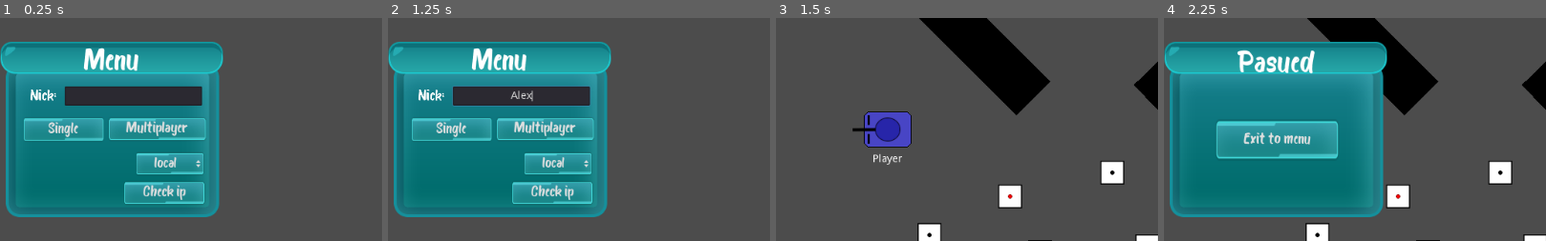
Above: before the commit, frames 1-4 (left to right).
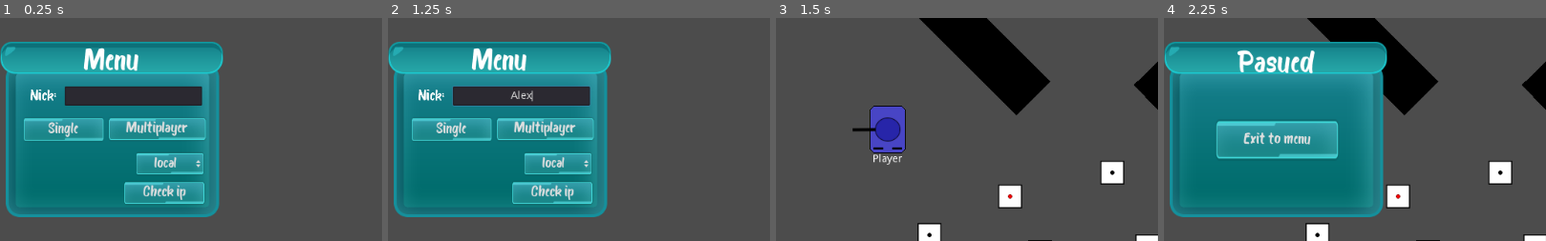
Above: after the commit, the same moments.

Repository: mm-102/godot_tanks
Game: Godot game, scene res://Main.tscn
The game is run twice, just before and just after one commit, with the same random seed, the same clock (stepped at 60 frames per second) and the same inputs.
Inputs (mouse positions are % of the whole screen's width and height, from its top left):
- Up to frame 1 (0.25 s): no input
- Up to frame 2 (1.25 s): click (53, 42) at 0.52 s; type "Alex" at 0.6 s
- Up to frame 3 (1.5 s): click "Single" at 1.25 s
- Up to frame 4 (2.25 s): click (98, 3) at 2 s
The pictures show only the part of the screen within x 35-85%, y 25-75%; the shares and areas given below are measured in that part.

Frames 1-2 are identical in both runs. In frame 3, 1.0% of the frame differs, in the area x 23-36%, y 39-61%; in frame 4, nothing differs.

Commit message:
Games stops for 5 seconds when new battle initialazing - Timer at the middle shows when battle begins

Diff:
--- a/Player/Player_GUI/BattleTime.gd
+++ b/Player/Player_GUI/BattleTime.gd
@@ -1,14 +1,39 @@
 extends PanelContainer
 
 var time_left
-onready var label = $Label
+onready var end_round_label = $TopLabel
+onready var start_round_label = $"%MiddleLabel"
+onready var start_round_background = $"%ColorRect"
 onready var clock = $SecClock
+onready var battle_start_timer = $BattleStartTimer
 
 
 
+func _ready():
+	start_round_background.hide()
+	set_process(false)
+
+
+func _process(delta):
+	start_round_label.set_text(str(battle_start_timer.get_time_left()).left(4))
+
+
+
+func start_battle_time(ms_to_new_game):
+	var left_sec = (ms_to_new_game - get_node(Paths.T_CLOCK).get_time())*0.001
+	battle_start_timer.start(left_sec)
+	set_process(true)
+	start_round_background.show()
+
 
 func battle_time(left_sec):
-	show()
+	if left_sec == INF:
+		clock.set_paused(true)
+		return
+	if left_sec == -1:
+		clock.set_paused(false)
+		return
+	end_round_label.show()
 	time_left = left_sec
 	clock.start()
 	_on_TimeLeftClock_timeout()
@@ -24,4 +49,10 @@
 	time_left = time_left - 1
 	var mins = proper_time_format(int(time_left) / 60)
 	var secs = proper_time_format(int(time_left) % 60)
-	label.set_text(str(mins+":"+secs))
+	end_round_label.set_text(str(mins+":"+secs))
+
+
+func _on_BattleStartTimer_timeout():
+	start_round_background.hide()
+	set_process(false)
+	get_tree().set_pause(false)
--- a/Player/Player_GUI/BattleTime.tscn
+++ b/Player/Player_GUI/BattleTime.tscn
@@ -1,9 +1,14 @@
-[gd_scene load_steps=4 format=2]
+[gd_scene load_steps=6 format=2]
 
 [ext_resource path="res://GUI/Menu.tres" type="Theme" id=1]
 [ext_resource path="res://Player/Player_GUI/BattleTime.gd" type="Script" id=2]
+[ext_resource path="res://textures/text/Bosk.ttf" type="DynamicFontData" id=3]
 
 [sub_resource type="StyleBoxEmpty" id=1]
+
+[sub_resource type="DynamicFont" id=2]
+size = 100
+font_data = ExtResource( 3 )
 
 [node name="BattleTime" type="PanelContainer"]
 anchor_right = 1.0
@@ -14,7 +19,8 @@
 "_edit_lock_": true
 }
 
-[node name="Label" type="Label" parent="."]
+[node name="TopLabel" type="Label" parent="."]
+visible = false
 margin_left = 470.0
 margin_right = 553.0
 margin_bottom = 30.0
@@ -25,4 +31,56 @@
 
 [node name="SecClock" type="Timer" parent="."]
 
+[node name="BattleStartTimer" type="Timer" parent="."]
+
+[node name="VBoxContainer" type="VBoxContainer" parent="."]
+margin_right = 1024.0
+margin_bottom = 600.0
+mouse_filter = 2
+size_flags_horizontal = 5
+
+[node name="MarginContainer" type="MarginContainer" parent="VBoxContainer"]
+margin_right = 1024.0
+margin_bottom = 101.0
+mouse_filter = 2
+size_flags_vertical = 3
+size_flags_stretch_ratio = 0.3
+
+[node name="ColorRect" type="ColorRect" parent="VBoxContainer"]
+unique_name_in_owner = true
+margin_top = 105.0
+margin_right = 1024.0
+margin_bottom = 257.0
+rect_min_size = Vector2( 100, 0 )
+size_flags_horizontal = 3
+size_flags_vertical = 3
+size_flags_stretch_ratio = 0.45
+color = Color( 0.0431373, 0.0392157, 0.0392157, 0.470588 )
+
+[node name="MiddleLabel" type="Label" parent="VBoxContainer/ColorRect"]
+unique_name_in_owner = true
+anchor_left = 0.5
+anchor_top = 0.5
+anchor_right = 0.5
+anchor_bottom = 0.5
+margin_left = -81.0
+margin_top = -81.5
+margin_right = 81.0
+margin_bottom = 98.5
+size_flags_horizontal = 4
+size_flags_vertical = 3
+theme = ExtResource( 1 )
+custom_fonts/font = SubResource( 2 )
+text = "3.23"
+align = 1
+valign = 1
+
+[node name="MarginContainer2" type="MarginContainer" parent="VBoxContainer"]
+margin_top = 261.0
+margin_right = 1024.0
+margin_bottom = 600.0
+mouse_filter = 2
+size_flags_vertical = 3
+
 [connection signal="timeout" from="SecClock" to="." method="_on_TimeLeftClock_timeout"]
+[connection signal="timeout" from="BattleStartTimer" to="." method="_on_BattleStartTimer_timeout"]
--- a/Player/Player_GUI/GUI.tscn
+++ b/Player/Player_GUI/GUI.tscn
@@ -40,12 +40,11 @@
 }
 
 [node name="BattleTime" parent="." instance=ExtResource( 2 )]
-visible = false
+pause_mode = 2
 anchor_right = 0.0
 anchor_bottom = 0.0
-margin_left = 470.0
-margin_right = 553.0
-margin_bottom = 30.0
+margin_right = 1024.0
+margin_bottom = 600.0
 mouse_filter = 2
-size_flags_horizontal = 4
-size_flags_vertical = 0
+size_flags_horizontal = 3
+size_flags_vertical = 3
--- a/Player/Tank/Tank.gd
+++ b/Player/Tank/Tank.gd
@@ -110,7 +110,6 @@
 func _shoot():
 	if ammo_left <= 0:
 		return
-
 	gun_ray_cast_node.enabled = true
 	gun_ray_cast_node.force_raycast_update()
 	if gun_ray_cast_node.is_colliding() and !gun_ray_cast_node.get_collider().is_in_group("Players"):
--- a/Player/Tank/Tank.tscn
+++ b/Player/Tank/Tank.tscn
@@ -59,7 +59,6 @@
 
 [node name="Tank" type="RigidBody2D" groups=["ME", "Players"]]
 unique_name_in_owner = true
-rotation = 1.5708
 collision_mask = 7
 physics_material_override = SubResource( 2 )
 gravity_scale = 0.0
--- a/Singletons/Transfer.gd
+++ b/Singletons/Transfer.gd
@@ -69,6 +69,7 @@
 		return
 	yield(main_n.end_of_battle(), "completed")
 	_ready()
+	get_tree().set_pause(true)
 	game_n.get_node("Map").set_map_data(new_game_data.MapData)
 	for player_id in new_game_data.PlayerSData:
 		gui_scoreboard_n.add_scoreboard_player(player_id, new_game_data.PlayerSData[player_id])
@@ -76,7 +77,9 @@
 			game_n.self_initiation(new_game_data.PlayerSData[player_id])
 			continue
 		game_n.create_player(new_game_data.PlayerSData[player_id])
-	game_n #Do smth with time to new game
+	gui_timer_n.start_battle_time(new_game_data.TimeToStartNewGame)
+	#yield(get_tree().create_timer((new_game_data.TimeToStartNewGame - get_node(Paths.T_CLOCK).get_time())*0.001), "timeout")
+	#get_tree().set_pause(false)
 
 #---------- CORE GAME MECHANIC ---------
 
